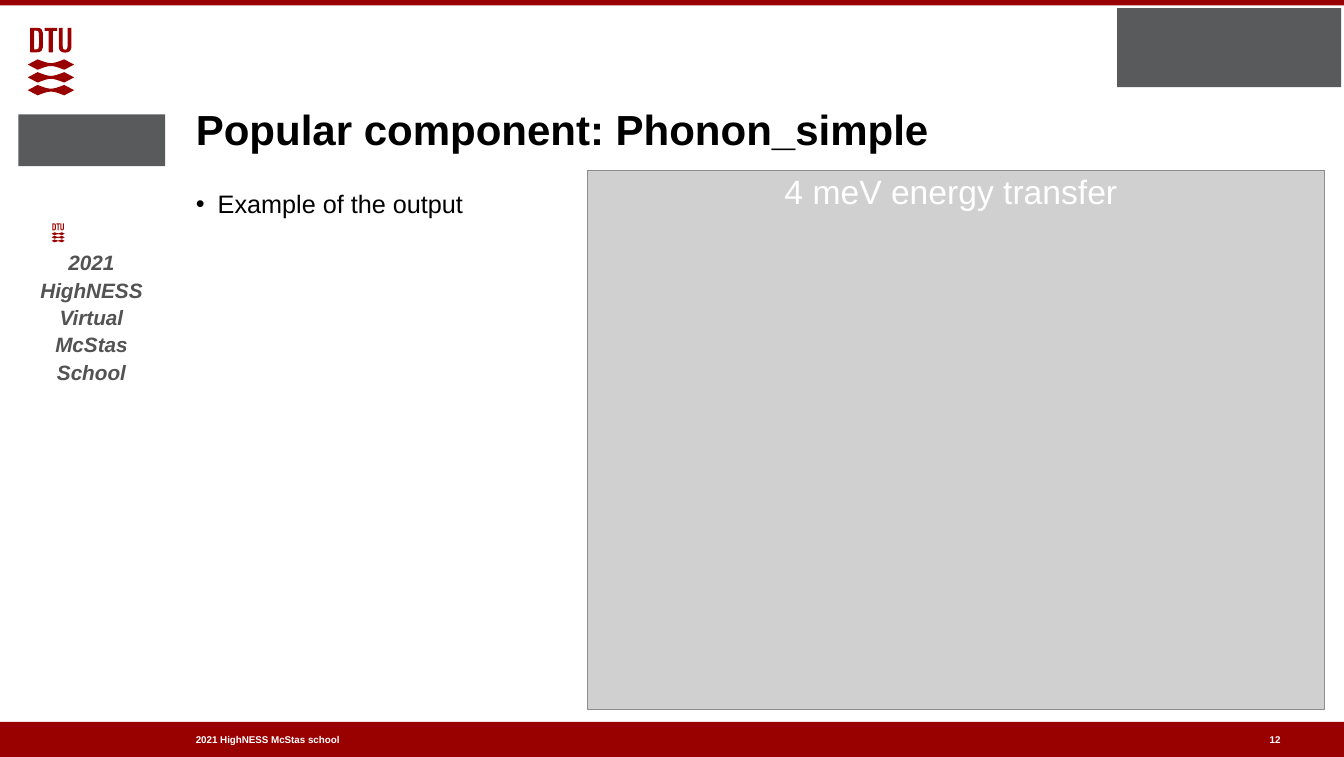
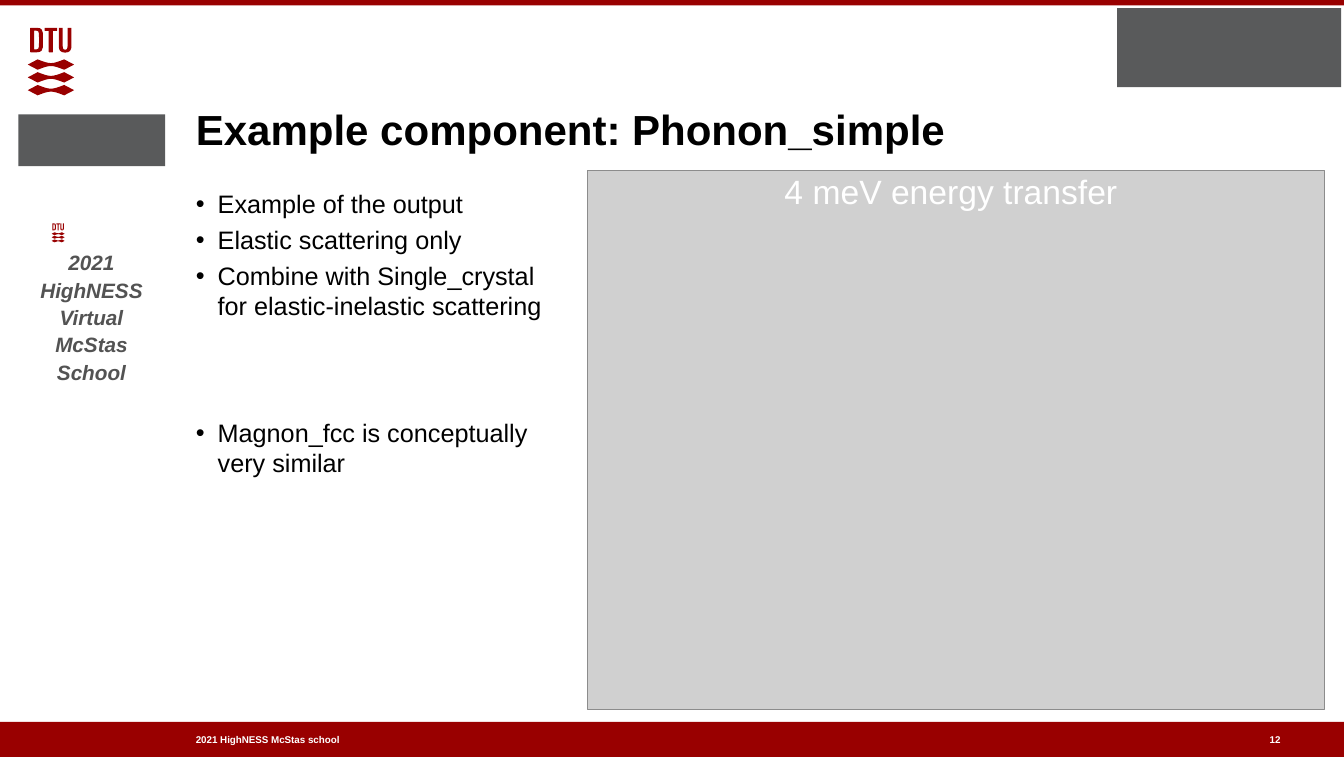
Before and after one commit to McStasMcXtrace/Schools, a slide deck: slide 12 of ESS_May_2021/Thursday_May_6th/2_Samples_II/More_samples.pptx. Drawn at 1344x757 pixels with LibreOffice and Linux fonts; fonts in the diff are those of the drawing; grey boxes stand for pictures; background and template pictures are left out. Boxes give left, top, right and bottom in pixels: in the first picture for what was removed or moved away, otherwise in the second. Text is boxed around its words. In the diff, an @@ line names an element or a change of style, - is before the commit and + after.

```diff
--- a/ESS_May_2021/Thursday_May_6th/2_Samples_II/More_samples.pptx
+++ b/ESS_May_2021/Thursday_May_6th/2_Samples_II/More_samples.pptx
@@ title at (x1=196, y1=114, x2=945, y2=154): text changed @@
-Popular component: Phonon_simple
+Example component: Phonon_simple
@@ text at (x1=218, y1=230, x2=541, y2=478): paragraphs added @@
+• Elastic scattering only
+• Combine with Single_crystal
+  for elastic-inelastic scattering
+• Magnon_fcc is conceptually
+  very similar
```
Also in this commit, not shown: 7 other slides changed, 6 slides added, 7 slides removed, 2 other files.
